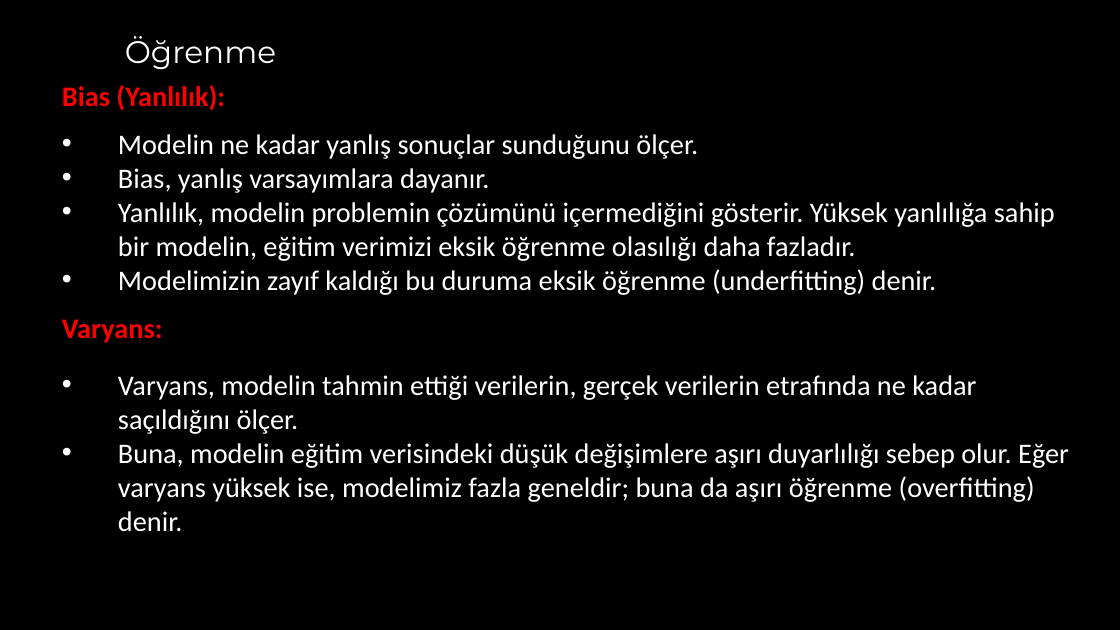
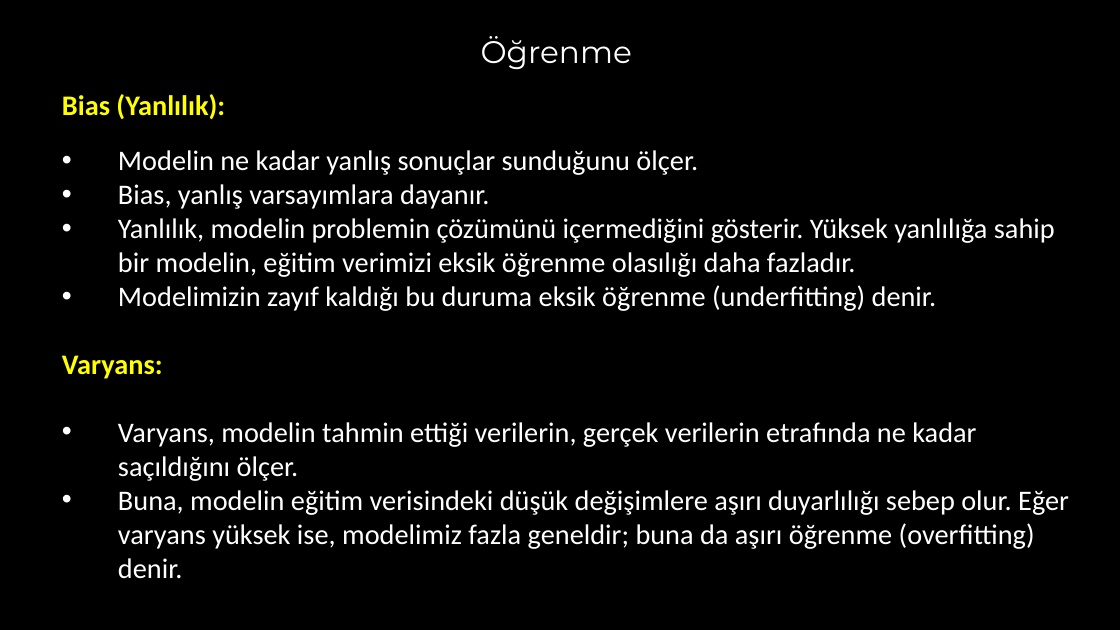
Before and after one commit to akaraci/Makine-Ogrenmesi, a slide deck: slide 27 of Sunular/MÖT-Hafta-4 - Underfitting_and_Overfitting.pptx (slide 26 before the commit). Drawn at 1120x630 pixels with LibreOffice and Linux fonts; fonts in the diff are those of the drawing. Boxes give left, top, right and bottom in pixels: in the first picture for what was removed or moved away, otherwise in the second. Text is boxed around its words. In the diff, an @@ line names an element or a change of style, - is before the commit and + after.

```diff
--- a/Sunular/MÖT-Hafta-4 - Underfitting_and_Overfitting.pptx
+++ b/Sunular/MÖT-Hafta-4 - Underfitting_and_Overfitting.pptx
@@ title "Öğrenme" at (x1=481, y1=36, x2=632, y2=70): alignment left to centre @@
@@ text at (x1=62, y1=94, x2=225, y2=379): text colour #FF0000 to #FFFF00 in "Bias (Yanlılık):", "Varyans:"; line spacing 0.7 to 1 @@
```
Also in this commit, not shown: 7 other slides changed, 1 slide added, 6 other files.
